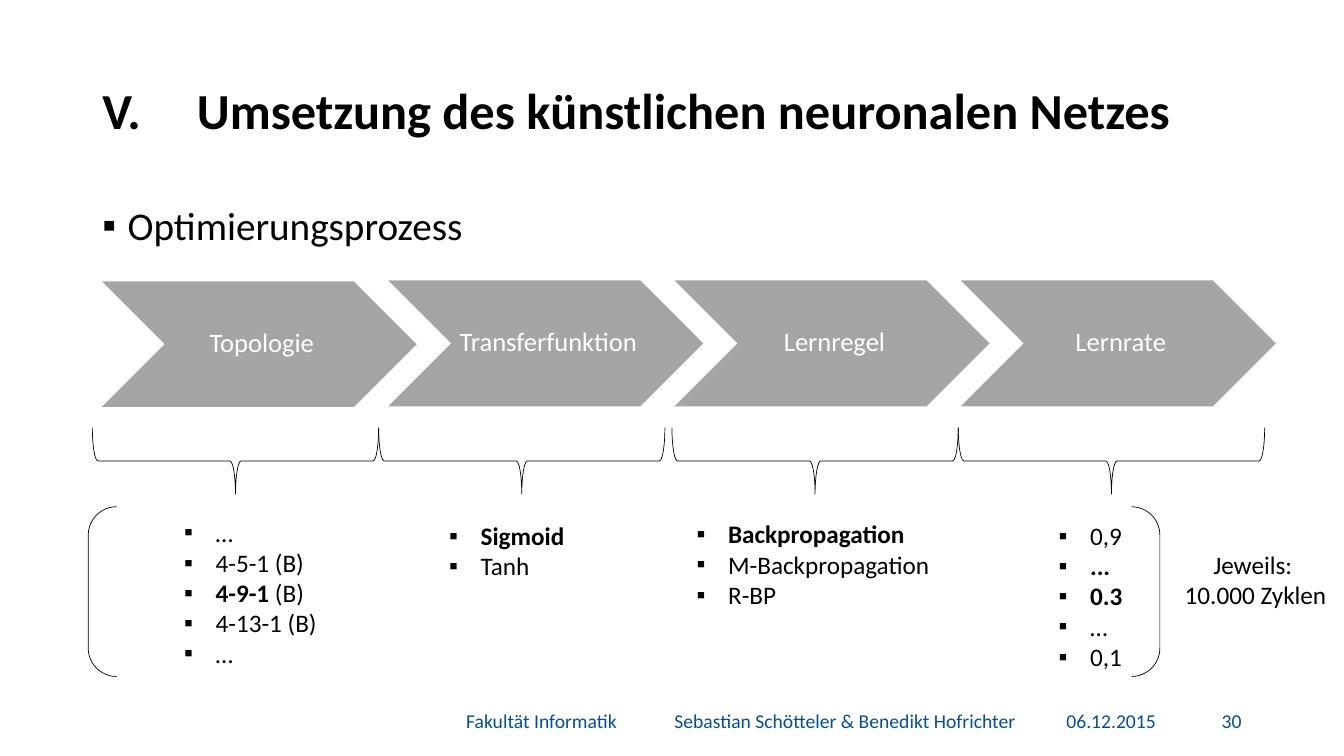
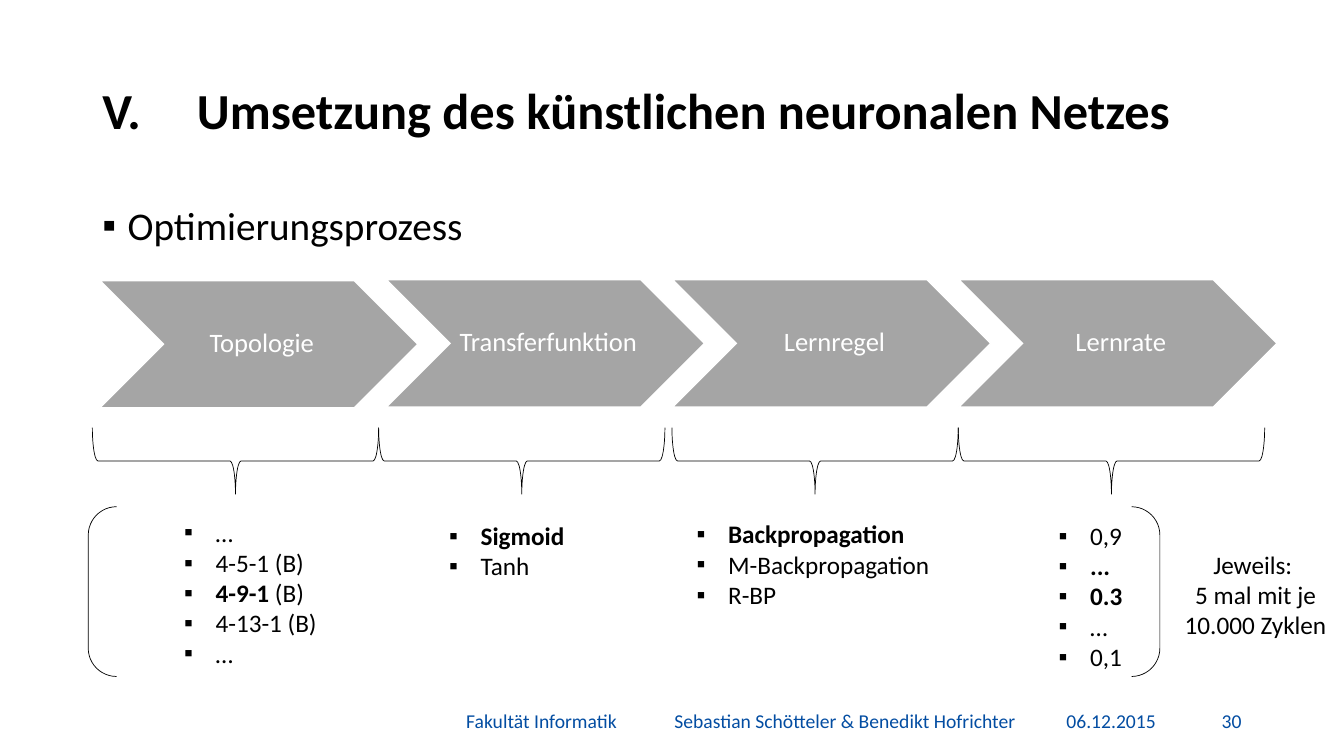
Before and after one commit to BenediktGitGit/soco15, a slide deck: slide 31 of 3b) Vortrag/Präsentation.pptx. Drawn at 1344x756 pixels with LibreOffice and Linux fonts; fonts in the diff are those of the drawing; background and template pictures are left out. Boxes give left, top, right and bottom in pixels: in the first picture for what was removed or moved away, otherwise in the second. Text is boxed around its words. In the diff, an @@ line names an element or a change of style, - is before the commit and + after.

```diff
--- a/3b) Vortrag/Präsentation.pptx
+++ b/3b) Vortrag/Präsentation.pptx
@@ text at bbox=[1195, 586, 1316, 609]: paragraph added @@
+5 mal mit je
```
Also in this commit, not shown: 5 other slides changed, 2 other files.
